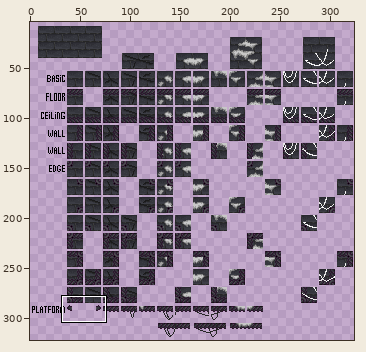
A sprite sheet gets an edit: Paint-it-Black/levels/tiles/tiles.png. Above: a wide view before the commit, with the close-up outlined.
Close-up. As it was:
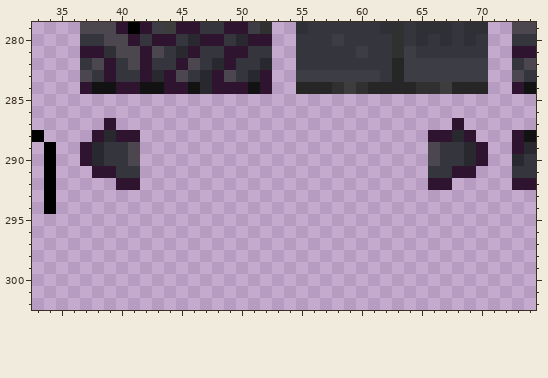
The file is 324x322 pixels. Colours within 5 levels of each other are drawn and written as one. Shown: x 33..74, y 279..302. The wide view leaves out empty margins.
After the commit:
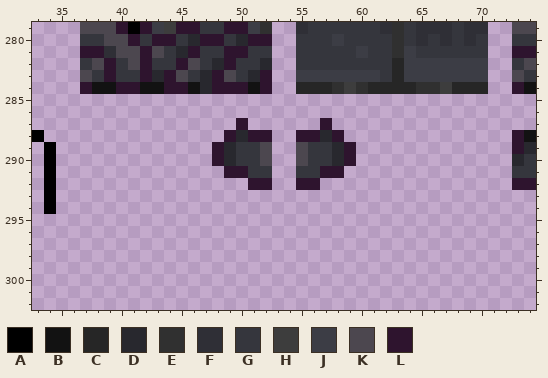
Palette (. is transparent): A #000000  B #121212  C #262626  D #28282e  E #303030  F #2f2f36  G #35363d  H #3d3d3d  J #3c3d45  K #4c474f  L #2e142e
The exact change:
y 287: x 39 L -> .; x 50 . -> L; x 57 . -> L; x 68 L -> .
y 288: x 38..41 LDLL -> ....; x 49..52 .... -> LDLL; x 55..58 .... -> LLDL; x 66..69 LLDL -> ....
y 289..290: x 37..41 LDGGK -> .....; x 48..52 ..... -> LDGGK; x 55..59 ..... -> KGGDL; x 66..70 KGGDL -> .....
y 291: x 38..41 LLGG -> ....; x 49..52 .... -> LLGG; x 55..58 .... -> GGLL; x 66..69 GGLL -> ....
y 292: x 40..41 LL -> ..; x 51..52 .. -> LL; x 55..56 .. -> LL; x 66..67 LL -> ..
Changed places in both close-ups, as pixel boxes (x1, y1, x2, y2):
erased: (80, 118, 140, 190)
added: (212, 118, 356, 190)
erased: (428, 118, 488, 190)
